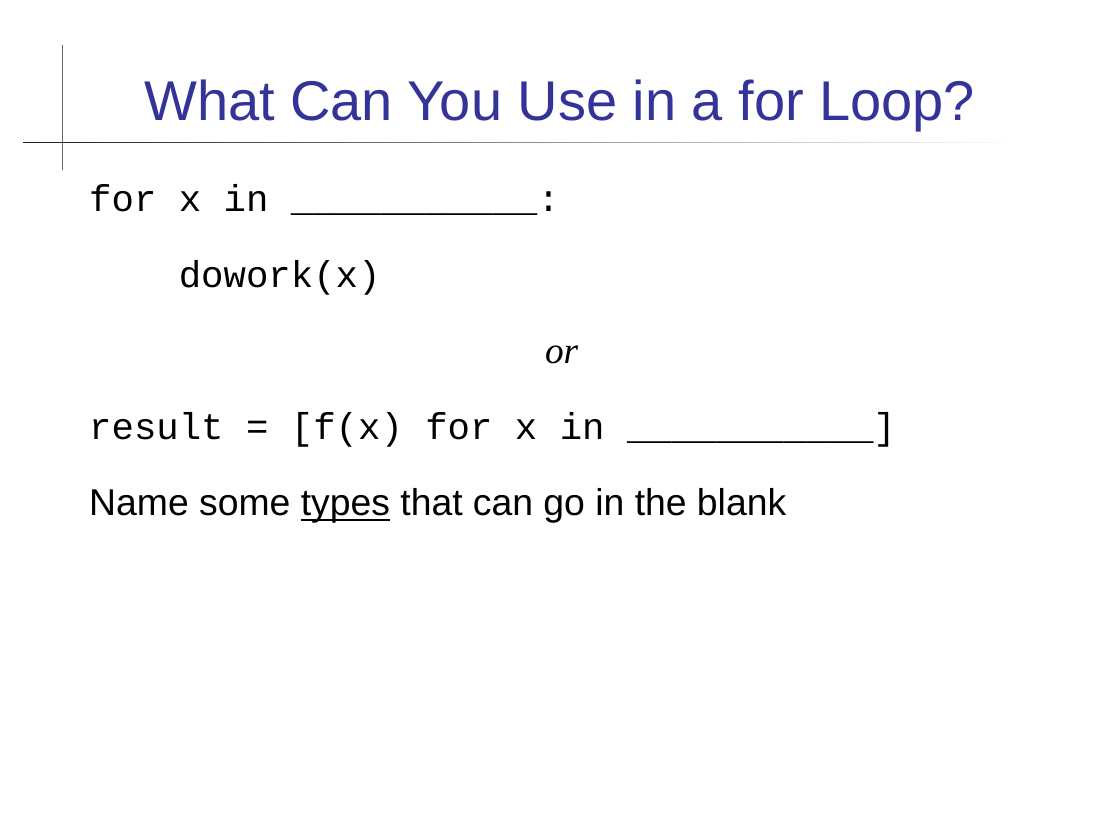
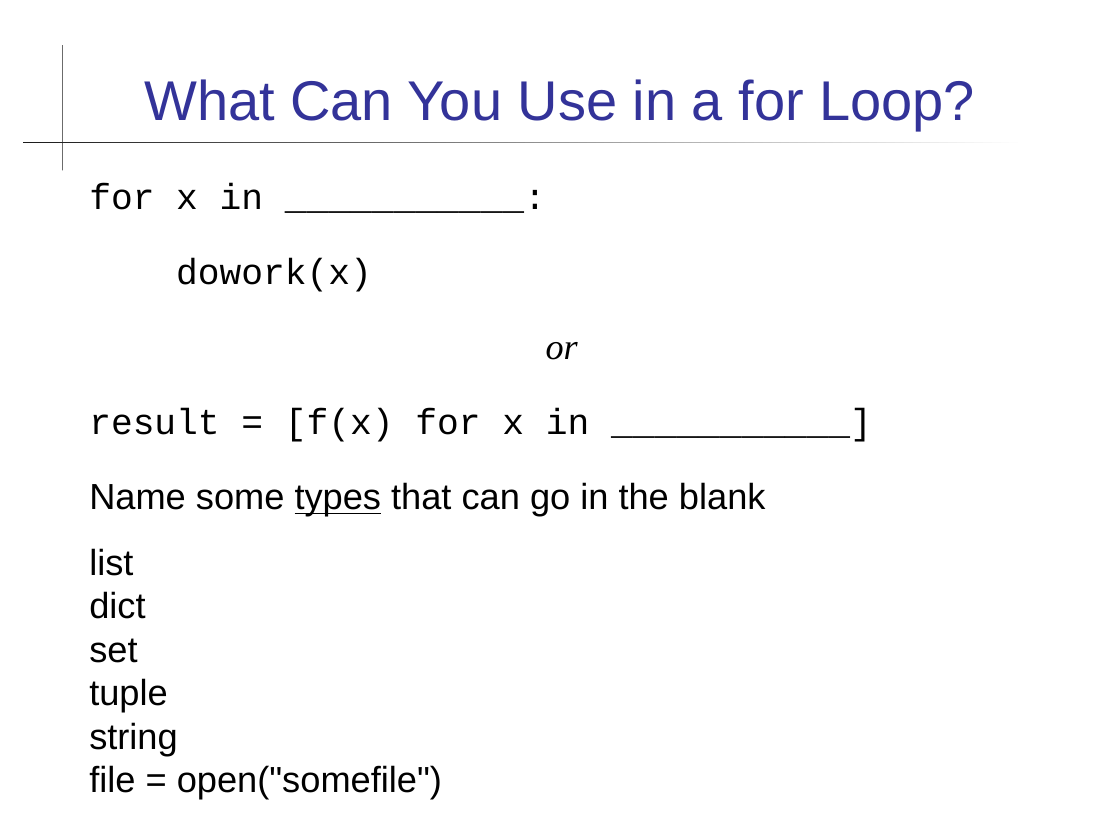
Before and after one commit to skeoop/skeoop.github.io, a slide deck: slide 2 of patterns/Iterator-in-Python.pptx. Drawn at 1120x840 pixels with LibreOffice and Linux fonts; fonts in the diff are those of the drawing. Boxes give left, top, right and bottom in pixels: in the first picture for what was removed or moved away, otherwise in the second. Text is boxed around its words. In the diff, an @@ line names an element or a change of style, - is before the commit and + after.

```diff
--- a/patterns/Iterator-in-Python.pptx
+++ b/patterns/Iterator-in-Python.pptx
@@ text at <box>89,184,766,516</box>: size 24 to 23.3 pt in "for x in ___________:", "dowork(x)", "or", "result = [f(x) for x in ___________]" and 1 more places @@
@@ text at <box>89,548,442,799</box>: paragraphs added @@
+list
+dict
+set
+tuple
+string
+file = open("somefile")
```
Also in this commit, not shown: 3 other slides changed, 25 other files.
